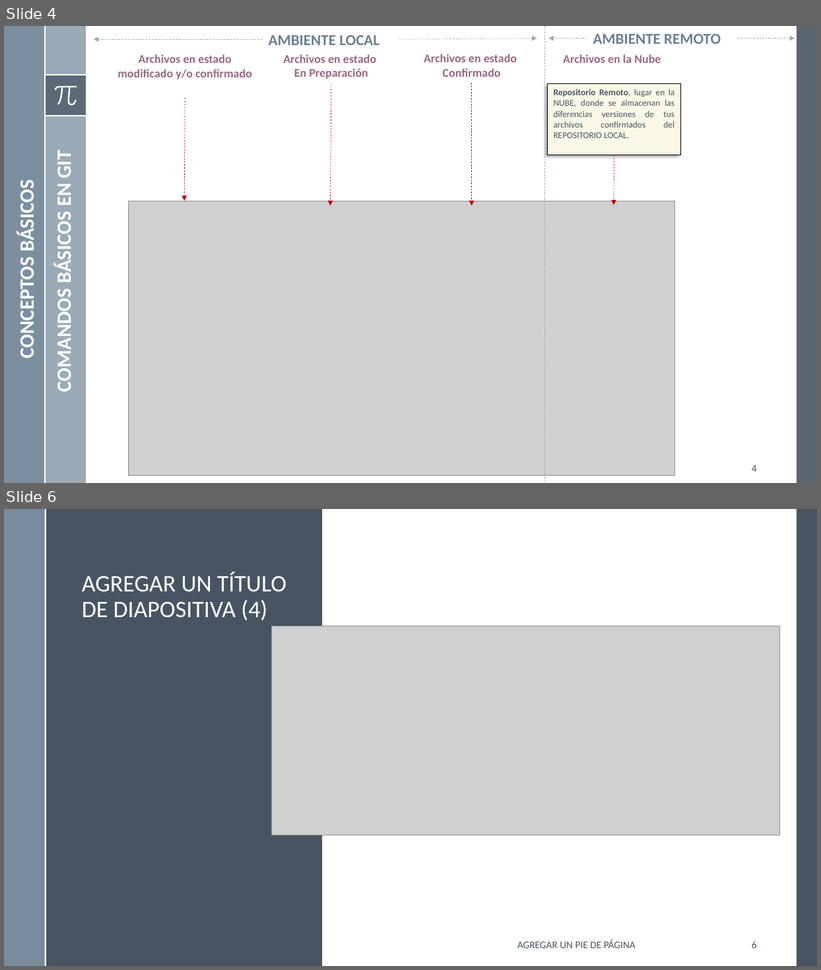
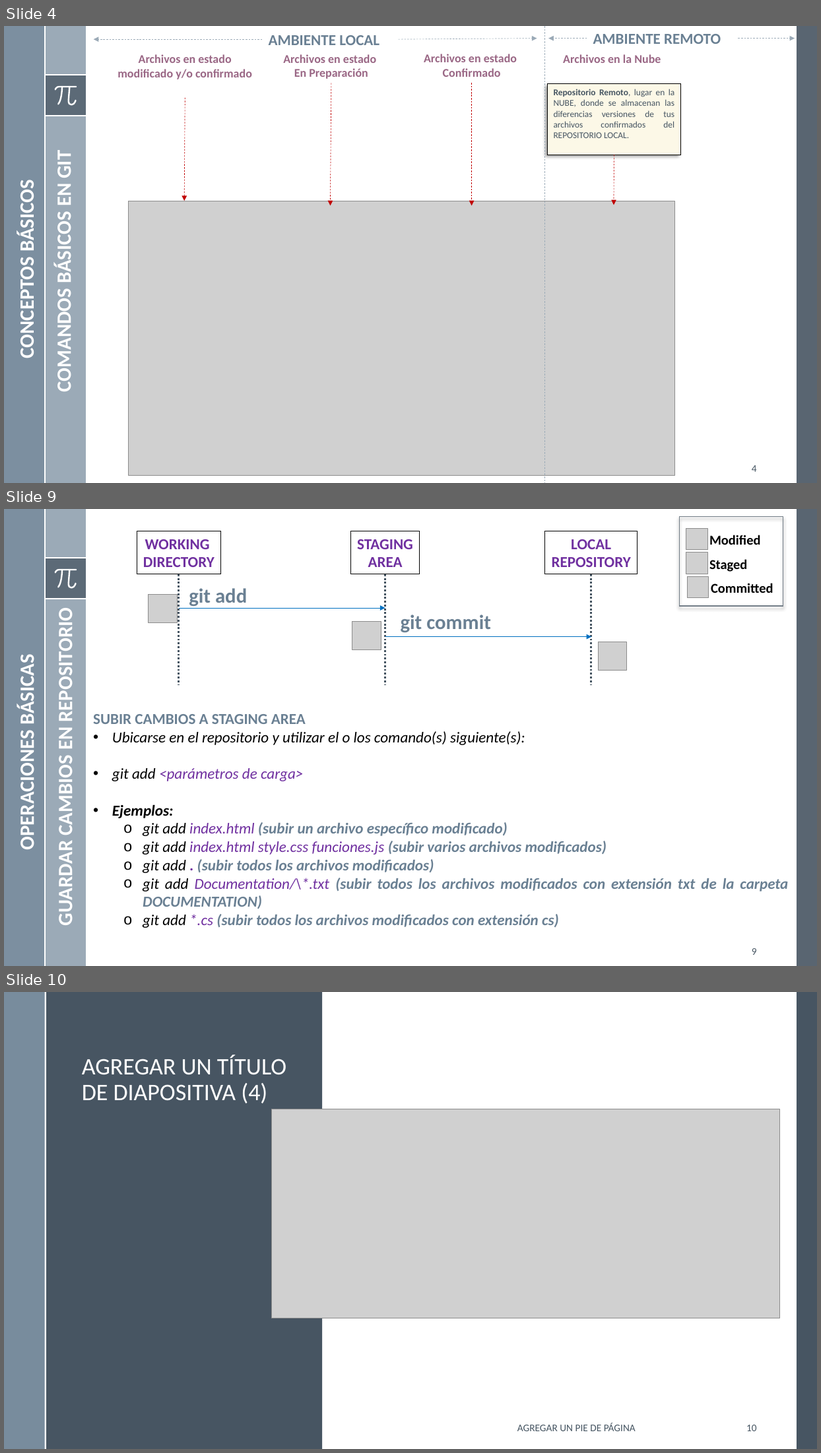
Before and after one commit to mgutierreza/Know, a slide deck: Programacion/GIT/GIT - Control Versiones.pptx. Shown one above the other, each under a label of ours: slides 4 and 6 before the commit, slides 4, 9 and 10 after it; the slides between them are not shown. The pictures are 821x970 and 821x1453 pixels, drawn with LibreOffice and Linux fonts; fonts in the diff are those of the drawing; grey boxes stand for pictures. Boxes give left, top, right and bottom in pixels: in the first picture for what was removed or moved away, otherwise in the second. Text is boxed around its words. In the diff, an @@ line names an element or a change of style, - is before the commit and + after.

```diff
--- a/Programacion/GIT/GIT - Control Versiones.pptx
+++ b/Programacion/GIT/GIT - Control Versiones.pptx
@@ slide 9 added at (4, 509, 817, 966), background #FFFFFF; not listed: 8 template elements that a slide beside it also shows @@
@@ rectangle added at (679, 517, 783, 606), outline #737E87 1 pt @@
@@ rectangle added at (137, 531, 221, 574), outline #000000 0.75 pt, 18 pt, text #7030A0, bold @@
+WORKING
+DIRECTORY
@@ rectangle added at (351, 531, 420, 574), outline #000000 0.75 pt, 18 pt, text #7030A0, bold @@
+STAGING
+AREA
@@ rectangle added at (545, 531, 637, 574), outline #000000 0.75 pt, 18 pt, text #7030A0, bold @@
+LOCAL
+REPOSITORY
@@ picture added at (686, 529, 708, 550) @@
@@ text added at (710, 535, 761, 545), 16 pt, text #000000, bold @@
+Modified
@@ picture added at (686, 553, 708, 574) @@
@@ text added at (710, 559, 747, 572), 16 pt, text #000000, bold @@
+Staged
@@ line added from (179, 574) to (179, 685), #465562 2.25 pt dashed @@
@@ line added from (385, 574) to (385, 685), #465562 2.25 pt dashed @@
@@ line added from (591, 574) to (591, 685), #465562 2.25 pt dashed @@
@@ picture added at (687, 577, 708, 598) @@
@@ text added at (711, 583, 774, 593), 16 pt, text #000000, bold @@
+Committed
@@ picture added at (148, 594, 177, 623) @@
@@ text added at (189, 588, 247, 609), 24 pt, text #6A8093, bold @@
+git add
@@ text added at (53, 619, 78, 923), 24 pt, text #FFFFFF, bold @@
+GUARDAR CAMBIOS EN REPOSITORIO
@@ arrow added from (179, 608) to (385, 608), #0070C0 0.5 pt @@
@@ picture added at (352, 621, 381, 650) @@
@@ text added at (401, 615, 491, 632), 24 pt, text #6A8093, bold @@
+git commit
@@ arrow added from (385, 637) to (591, 637), #0070C0 0.5 pt @@
@@ picture added at (598, 642, 627, 671) @@
@@ text added at (15, 661, 40, 847), 24 pt, text #FFFFFF, bold @@
+OPERACIONES BÁSICAS
@@ text added at (93, 714, 788, 928), 18 pt, text #6A8093, bold, italic @@
+SUBIR CAMBIOS A STAGING AREA
+• Ubicarse en el repositorio y utilizar el o los comando(s) siguiente(s):
+• git add <parámetros de carga>
+• Ejemplos:
+  o git add index.html (subir un archivo específico modificado)
+  o git add index.html style.css funciones.js (subir varios archivos modificados)
+  o git add . (subir todos los archivos modificados)
+  o git add Documentation/\*.txt (subir todos los archivos modificados con extensión txt de la carpeta DOCUMENTATION)
+  o git add *.cs (subir todos los archivos modificados con extensión cs)
@@ page number added at (752, 949, 757, 955), 12 pt, text #465562 @@
+9
@@ what was slide 6 is now slide 10 @@
@@ page number at (746, 1425, 757, 1432): text changed @@
-6
+10
```
Also in this commit, not shown: 1 slide changed, 3 other slides added, 2 other files.
